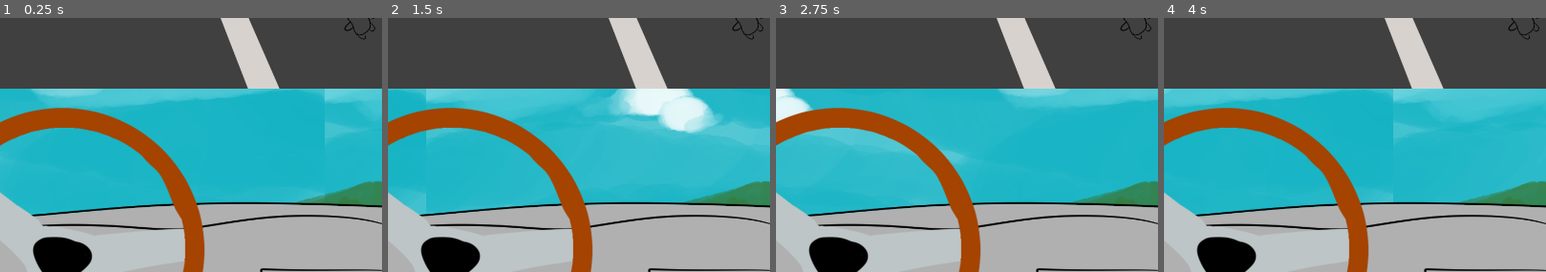
Above: before the commit, frames 1-4 (left to right).
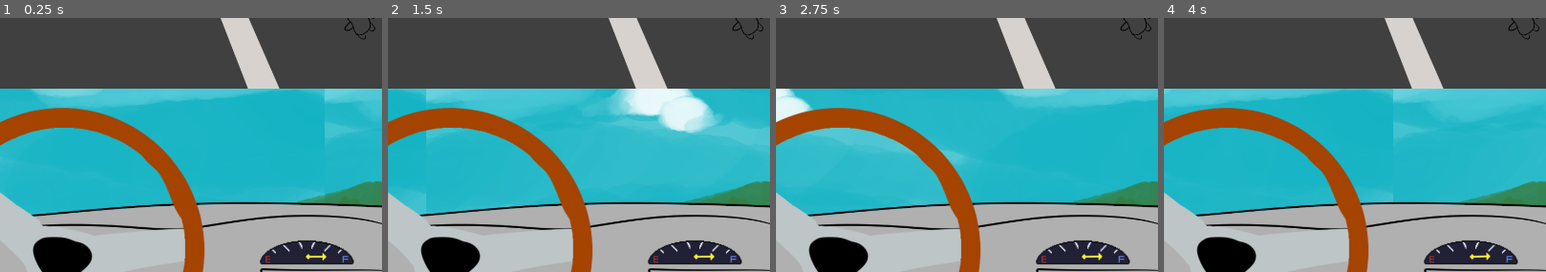
Above: after the commit, the same moments.

Repository: Formvoid-83/GODOT---HitTheRoad
Game: Godot game, scene res://Assets/Scenes/Coche.tscn
Two runs of this game, one before a commit and one after it. Both use one fixed random seed, a clock stepped at 60 frames per second and the inputs below.
Inputs:
- Up to frame 1 (0.25 s): no input
- Up to frame 2 (1.5 s): hold Space (accelerate, bound only after the commit) 0.53-1.28 s
- Up to frame 3 (2.75 s): hold Space (accelerate, bound only after the commit) from 2.03 s (still down)
- Up to frame 4 (4 s): release Space (accelerate, bound only after the commit) at 3.53 s
The pictures show only the part of the screen within x 50-100%, y 26-76%; the shares and areas given below are measured in that part.

The runs differ from the first frame. In frame 1, 1.9% of the frame differs, in the area x 68-93%, y 87-97%; in frame 2, 1.9%; in frame 3, 1.9%; in frame 4, 1.9%.

Commit message:
Medidor de combustible

Diff:
--- a/Assets/Scenes/Coche.tscn
+++ b/Assets/Scenes/Coche.tscn
@@ -7,6 +7,9 @@
 [ext_resource type="Shader" uid="uid://ihqahyoj48j2" path="res://Assets/Shaders/Street.gdshader" id="2_v47ap"]
 [ext_resource type="Texture2D" uid="uid://v1cqtoiqdhjw" path="res://Assets/Images/car.png" id="3_1g4cy"]
 [ext_resource type="Texture2D" uid="uid://phcgcpyurx8m" path="res://Assets/Images/steering_wheel.png" id="4_v47ap"]
+[ext_resource type="Texture2D" uid="uid://dpgvr86bsxqwu" path="res://Assets/Images/fuelmet.png" id="7_um4ye"]
+[ext_resource type="Texture2D" uid="uid://di80keevirht6" path="res://Assets/Images/fuelarrow.png" id="8_eku5a"]
+[ext_resource type="Script" uid="uid://d2uog30jw7e5a" path="res://Assets/Scripts/fuelmeter.gd" id="8_t86cj"]
 
 [sub_resource type="ShaderMaterial" id="ShaderMaterial_07l1v"]
 shader = ExtResource("1_fvqhg")
@@ -39,7 +42,19 @@
 position = Vector2(750, 500)
 texture = ExtResource("3_1g4cy")
 
+[node name="Fuelmeter" type="Sprite2D" parent="."]
+z_index = 3
+position = Vector2(1358.0001, 680)
+scale = Vector2(1.8, 1.8)
+texture = ExtResource("7_um4ye")
+script = ExtResource("8_t86cj")
+
+[node name="Needle" type="Sprite2D" parent="Fuelmeter"]
+position = Vector2(0, 30.7)
+rotation = 1.5707964
+texture = ExtResource("8_eku5a")
+
 [node name="Steering_Wheel" type="Sprite2D" parent="."]
-z_index = 3
+z_index = 5
 position = Vector2(874, 717)
 texture = ExtResource("4_v47ap")
--- /dev/null
+++ b/Assets/Scripts/fuelmeter.gd
@@ -0,0 +1,30 @@
+# fuel_gauge.gd
+extends Sprite2D
+
+@export var max_fuel := 100.0
+var fuel := max_fuel
+
+@export var consumption_rate := 0.4   # fuel per second when accelerating
+@export var regen_rate := 3.0          # optional: fuel gained when idle (or set to 0)
+
+@export var full_angle := 90.0         # degrees (pointing right)
+@export var empty_angle := -90.0       # degrees (pointing left)
+
+@onready var needle := $Needle         # adjust path if needed
+
+func _process(delta):
+	# Fuel consumption
+	if Input.is_action_pressed("accelerate") and fuel > 0:
+		fuel = max(0.0, fuel - consumption_rate * delta)
+	#/else:
+		# regen when not accelerating (optional)
+	#	fuel = min(max_fuel, fuel + regen_rate * delta)
+
+	# Calculate percent (0..1)
+	var p := fuel / max_fuel
+
+	# Lerp rotation from empty → full
+	var target_angle = lerp(empty_angle, full_angle, p)
+
+	# Smooth rotation using linear interpolation
+	needle.rotation_degrees = lerp(needle.rotation_degrees, target_angle, 8.0 * delta)
--- a/project.godot
+++ b/project.godot
@@ -28,6 +28,14 @@
 
 image={}
 
+[input]
+
+accelerate={
+"deadzone": 0.2,
+"events": [Object(InputEventKey,"resource_local_to_scene":false,"resource_name":"","device":0,"window_id":0,"alt_pressed":false,"shift_pressed":false,"ctrl_pressed":false,"meta_pressed":false,"pressed":false,"keycode":0,"physical_keycode":32,"key_label":0,"unicode":0,"location":0,"echo":false,"script":null)
+]
+}
+
 [rendering]
 
 renderer/rendering_method="mobile"
Binary file added: Assets/Images/fuelarrow.png
Not shown, added: Assets/Images/fuelarrow.png.import
Binary file added: Assets/Images/fuelmet.png
Not shown, added: Assets/Images/fuelmet.png.import
Not shown: 1 places in Assets/Scenes/Coche.tscn that only renumber resources
Not shown, added: Assets/Scripts/fuelmeter.gd.uid
